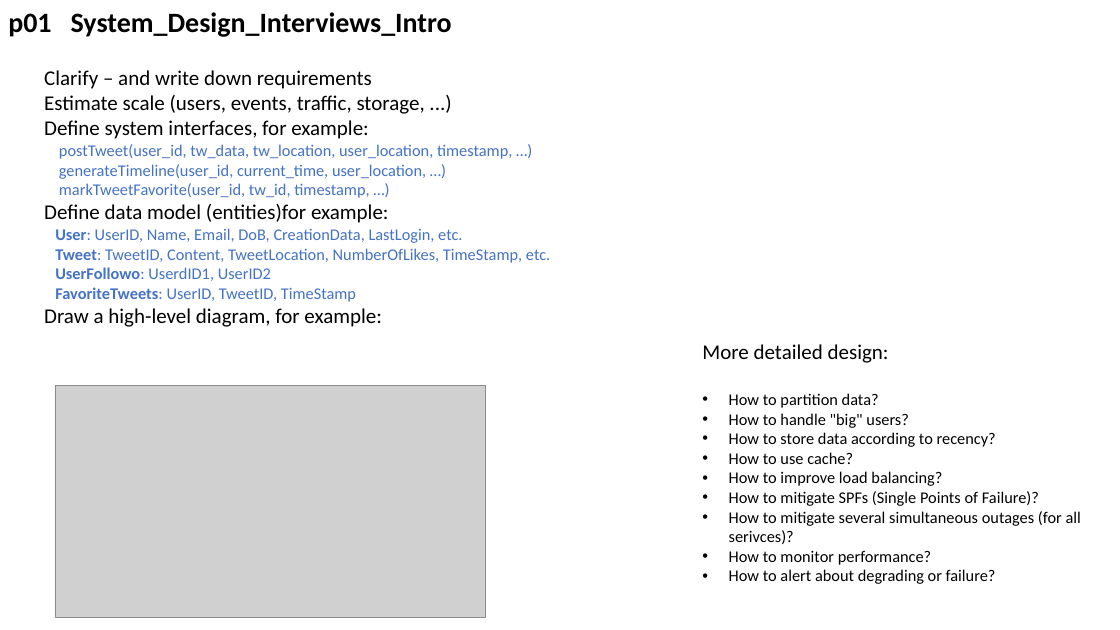
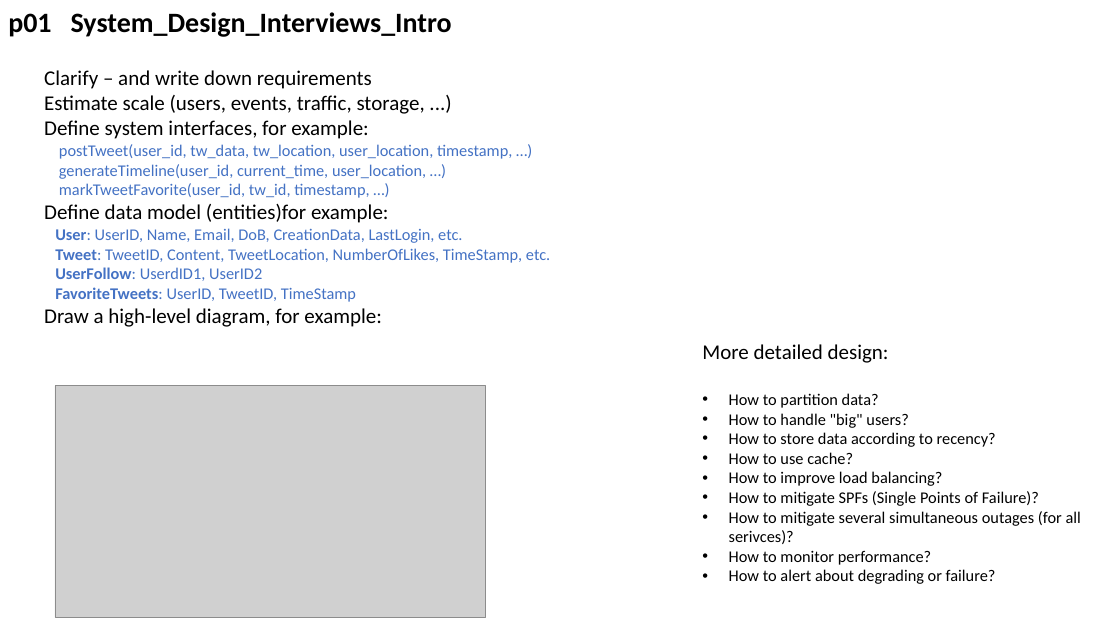
Before and after one commit to lselector/interview_prep, a slide deck: slide 3 of System_Design/System_Design_Examples.pptx. Drawn at 1120x630 pixels with LibreOffice and Linux fonts; fonts in the diff are those of the drawing; grey boxes stand for pictures. Boxes give left, top, right and bottom in pixels: in the first picture for what was removed or moved away, otherwise in the second. Text is boxed around its words. In the diff, an @@ line names an element or a change of style, - is before the commit and + after.

```diff
--- a/System_Design/System_Design_Examples.pptx
+++ b/System_Design/System_Design_Examples.pptx
@@ text at [55,267,262,281]: text changed @@
-UserFollowo: UserdID1, UserID2
+UserFollow: UserdID1, UserID2
```
Also in this commit, not shown: 1 other file.
